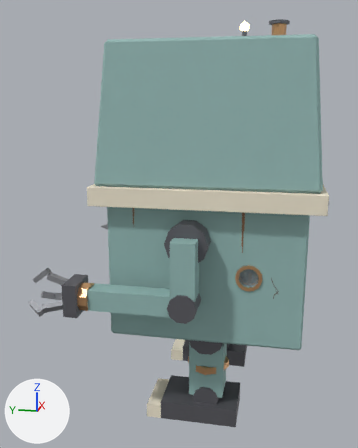
Two versions of the Blender file blender/mecha.blend, one commit apart.
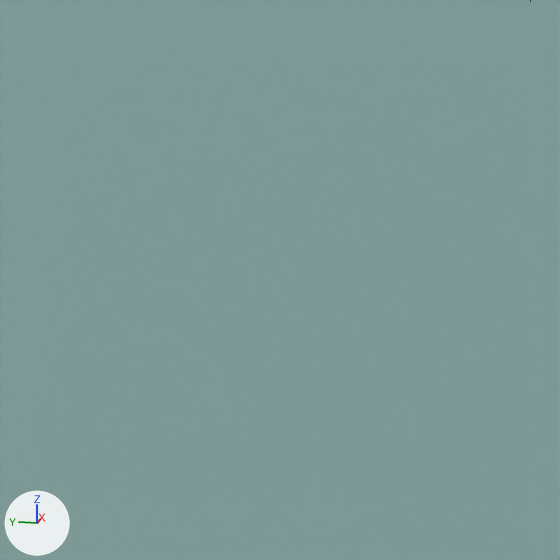
There are two pictures of each version: one whole from a camera (50 mm lens) standing at (-12.24, -1.44, 7.4) and looking at (-0.14, 0.98, 4.37), one close up on the part from 65% to 88% of the width and 17% to 35% of the height. Arrows for +X, +Y and +Z are at lower left; the lights stay in place. The older version's two pictures come first. The close-ups show mesh edges as thin lines.

Objects in the first close-up: 'Ext_Head'.
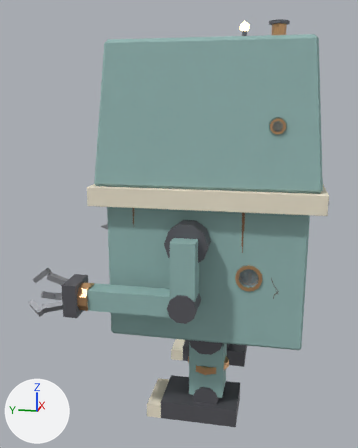
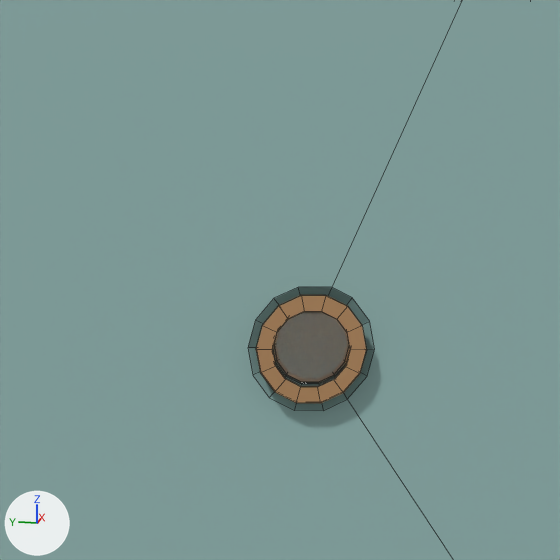
Location of each change, [x1, y1, x2, y2] in pixels of the close-ups (560 x 560 px):
'Ext_Head', modifiers changed: [0, 0, 560, 560] in both
'Int_Toilet', added: after [256, 295, 366, 403]
    faces in mat_copper (beige #e5b381): [256, 295, 366, 403]
    faces in mat_glass (blue #cbe7f3): [274, 312, 349, 382]
'Int_Head', modifiers changed (not visible before): after [273, 349, 346, 384]

The edits, one by one:
Mesh me_cut_wcwindow is new.
It is a 14-sided cylinder along x spanning x -2.85..-1.95, y -1.51..-1.29, z 6.843..7.057.
Mesh me_int_toilet is new.
It has 1076 vertices, 792 faces and spans x -2.55..-1.18, y -1.9..-0.88, z 5.6..7.22.
It uses material mat_cushion (beige #efcb81).
It uses material mat_wood (brown #b39069).
It uses material mat_irondark (grey #737379).
It uses material mat_cream (pale yellow #efe6d0).
It uses material mat_dartblack (dark grey #4b4b4b).
It uses material mat_glass (blue #cbe7f3).
It uses material mat_copper (beige #e5b381).
It uses material mat_paper (pale yellow #f6efda).
It uses material mat_dartred (red #da5950).
It uses material mat_velvet (green #73a286).
Object 'Ext_Head' (ob_ext_head) gains a BOOLEAN modifier named 'Cut_Cut_WcWindow'.
Modifier setting: object = ob_cut_wcwindow.
Object 'Int_Head' (ob_int_head) gains a BOOLEAN modifier named 'Cut_Cut_WcWindow'.
Modifier setting: object = ob_cut_wcwindow.
Object 'Cut_WcWindow' (ob_cut_wcwindow) is new; it shows me_cut_wcwindow.
Its location is (0.0, 0.0, 0.0).
Its hide render is True.
Object 'Int_Toilet' (ob_int_toilet) is new; it shows me_int_toilet.
Its location is (0.0, 0.0, 0.0).
